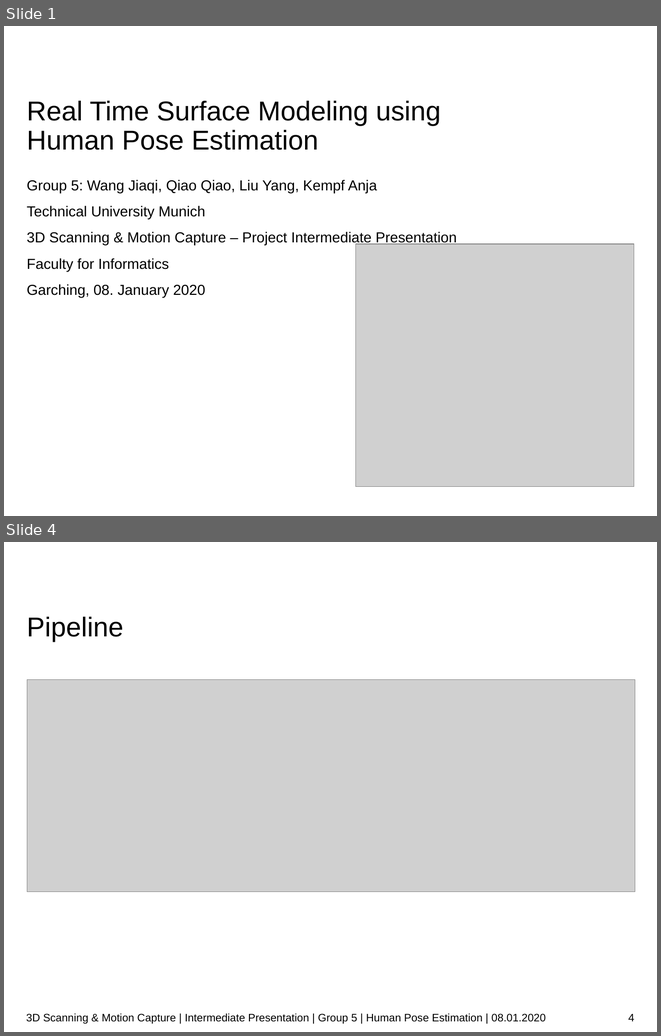
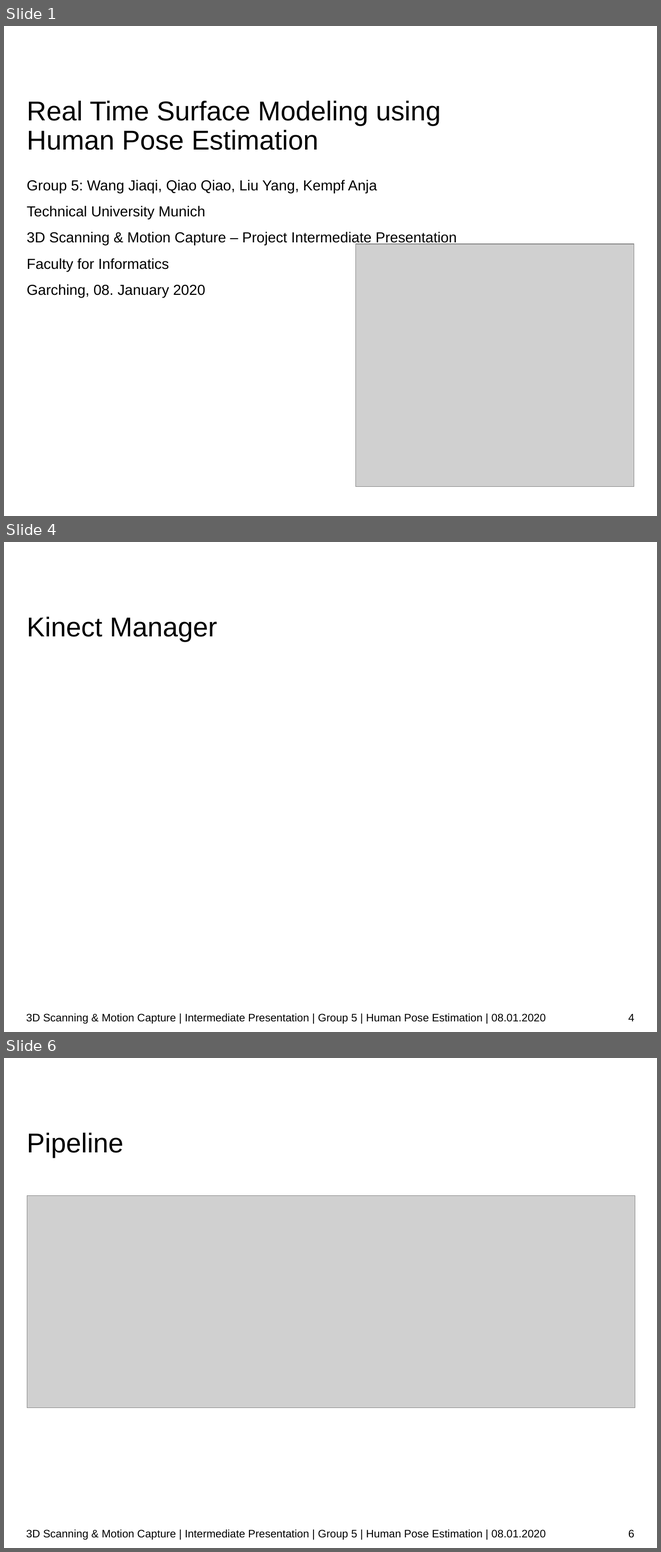
Before and after one commit to qiaoqiao7878/3DScanProject, a slide deck: Presentation/IntermediatePres.pptx. Shown one above the other, each under a label of ours: slides 1 and 4 before the commit, slides 1, 4 and 6 after it; the slides between them are not shown. The pictures are 661x1036 and 661x1552 pixels, drawn with LibreOffice and Linux fonts; fonts in the diff are those of the drawing; grey boxes stand for pictures; background and template pictures are left out. Boxes give left, top, right and bottom in pixels: in the first picture for what was removed or moved away, otherwise in the second. Text is boxed around its words. In the diff, an @@ line names an element or a change of style, - is before the commit and + after.

```diff
--- a/Presentation/IntermediatePres.pptx
+++ b/Presentation/IntermediatePres.pptx
@@ slide 4 added at (4,542,657,1032), background #FFFFFF @@
@@ title added at (27,616,218,642), 30 pt, text #000000 @@
+Kinect Manager
@@ text added at (26,1013,546,1024), 12 pt, text #000000 @@
+3D Scanning & Motion Capture | Intermediate Presentation | Group 5 | Human Pose Estimation | 08.01.2020
@@ page number added at (628,1014,634,1021), 12 pt, text #000000 @@
+4
@@ what was slide 4 is now slide 6 @@
@@ page number at (628,1529,634,1538): text changed @@
-4
+6
```
Also in this commit, not shown: 2 slides changed, 2 other slides added, 1 other file.
